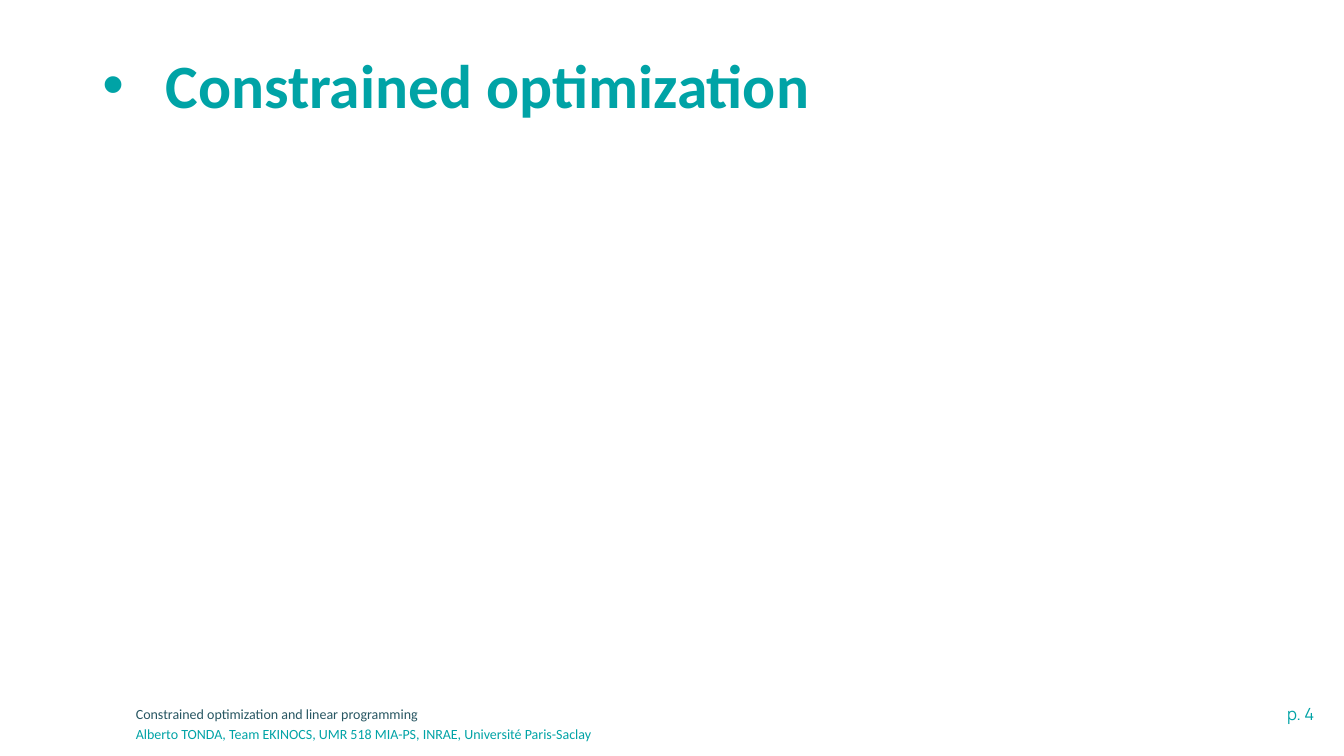
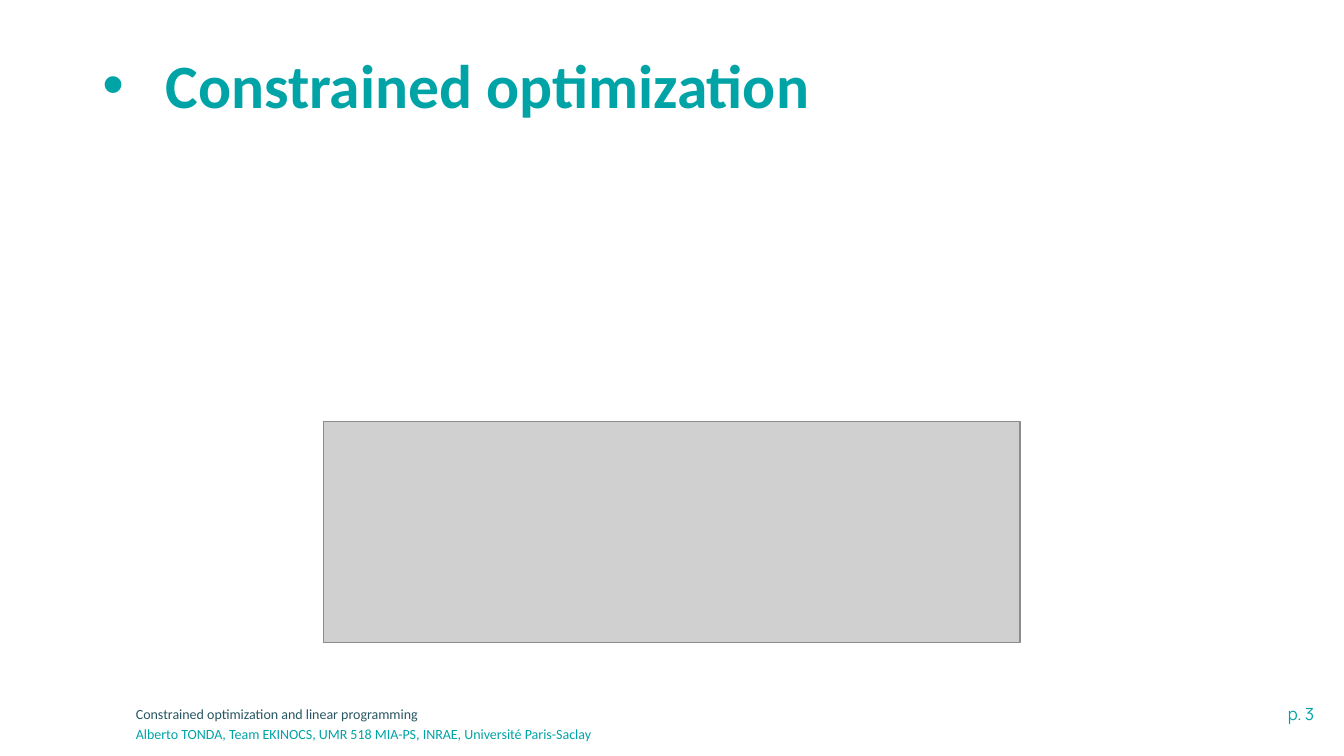
Before and after one commit to albertotonda/teaching, a slide deck: slide 3 of optimization-methods-for-artificial-intelligence/optimization-linear-programming.pptx (slide 4 before the commit). Drawn at 1344x756 pixels with LibreOffice and Linux fonts; fonts in the diff are those of the drawing; grey boxes stand for pictures; background and template pictures are left out. Boxes give left, top, right and bottom in pixels: in the first picture for what was removed or moved away, otherwise in the second. Text is boxed around its words. In the diff, an @@ line names an element or a change of style, - is before the commit and + after.

```diff
--- a/optimization-methods-for-artificial-intelligence/optimization-linear-programming.pptx
+++ b/optimization-methods-for-artificial-intelligence/optimization-linear-programming.pptx
@@ picture added at bbox=[324, 422, 1020, 643] @@
@@ page number at bbox=[1288, 708, 1314, 724]: text changed @@
-p. 4
+p. 3
```
Also in this commit, not shown: 3 other slides changed, 1 other file.
